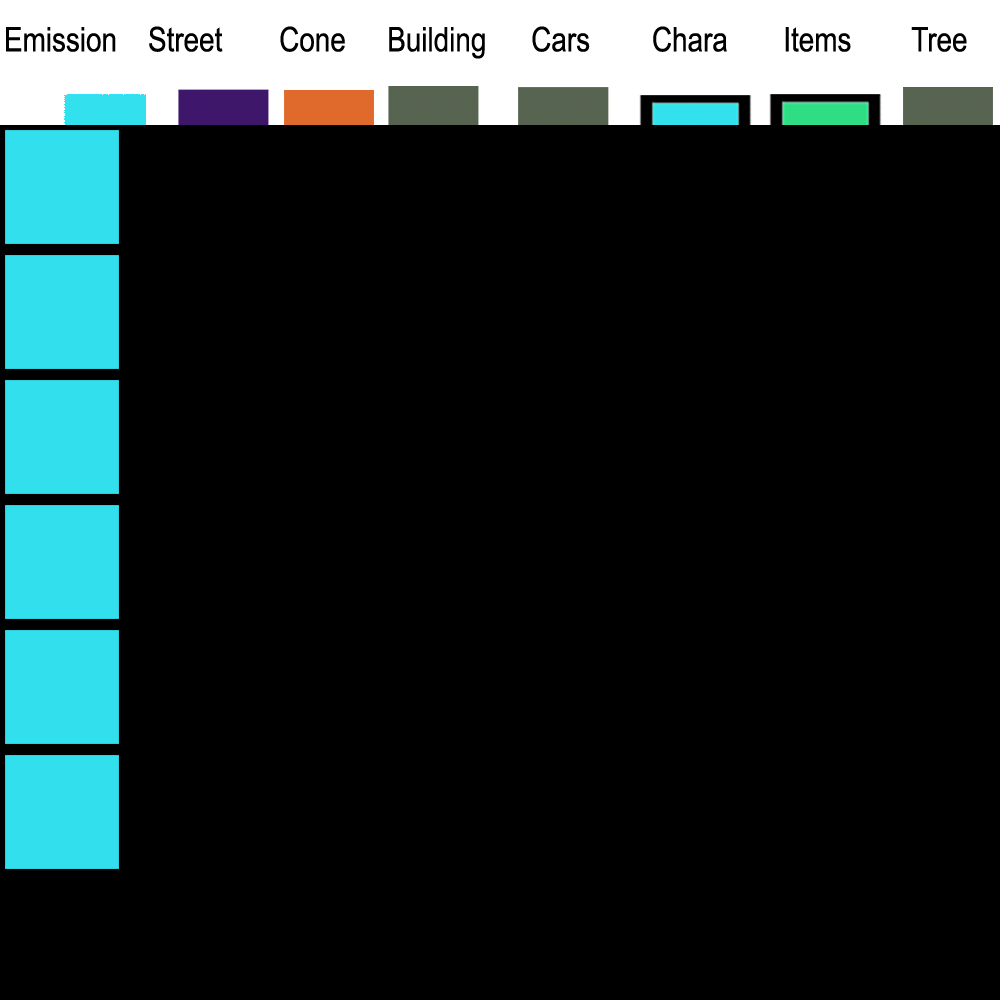
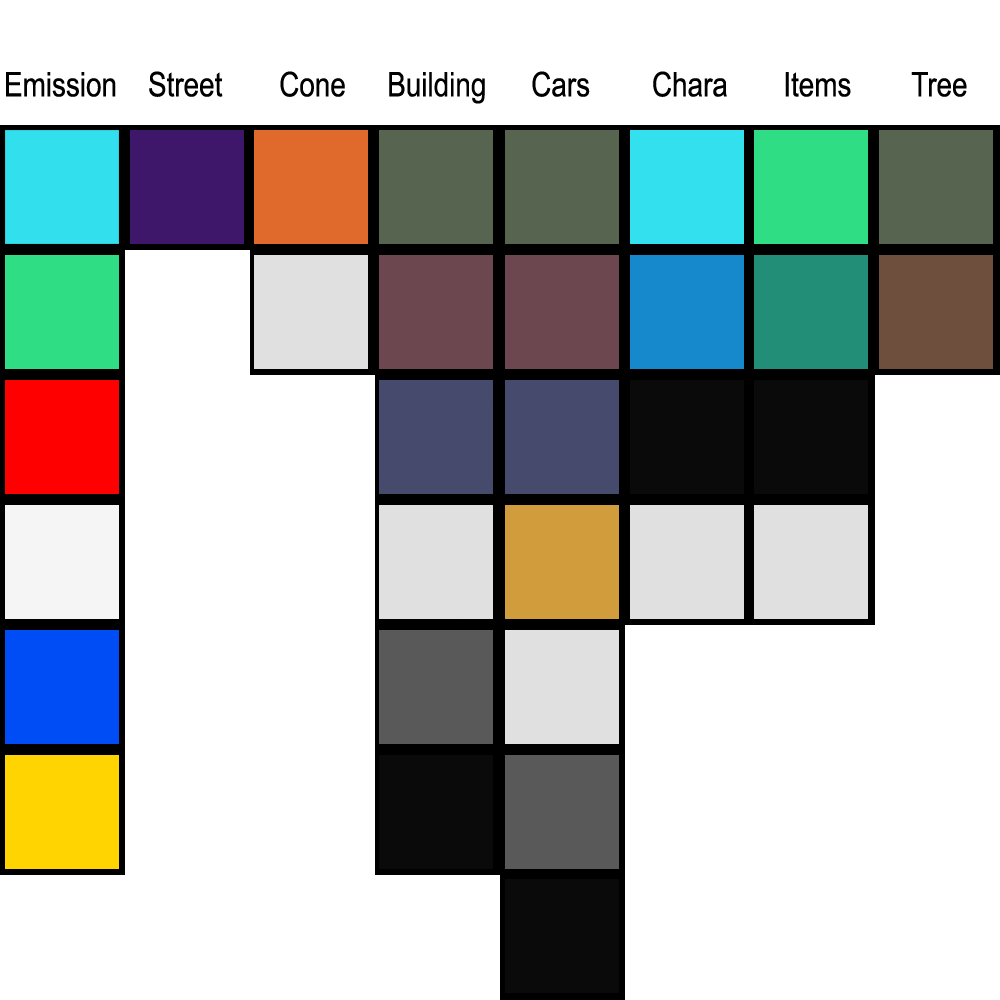
Layered file, before and after one edit (1000x1000). Changes by layer:
removed layer "Emission Street Cone Building Cars Chara Items" over [6, 26, 967, 59]
removed layer "Ebene 14" over [5, 255, 119, 869]
removed layer "Ebene 13" over [0, 130, 1000, 1000]
removed group "Gruppe 1" (8 layers) over [64, 86, 993, 830]
removed layer "Ebene 12" from group "Gruppe 1" over [64, 94, 147, 587]
removed layer "Ebene 10" from group "Gruppe 1" over [284, 90, 374, 292]
removed layer "Ebene 9" from group "Gruppe 1" over [903, 87, 993, 289]
removed layer "Ebene 8" from group "Gruppe 1" over [769, 94, 882, 492]
removed layer "Ebene 6" from group "Gruppe 1" over [639, 95, 752, 493]
removed layer "Ebene 11" from group "Gruppe 1" over [178, 89, 269, 187]
renamed "Ebene 1" to "Layer 1", moved it out of group "Gruppe 1", painted on it over [0, 71, 1000, 1000]
removed layer "Ebene 7" from group "Gruppe 1" over [518, 87, 610, 830]
